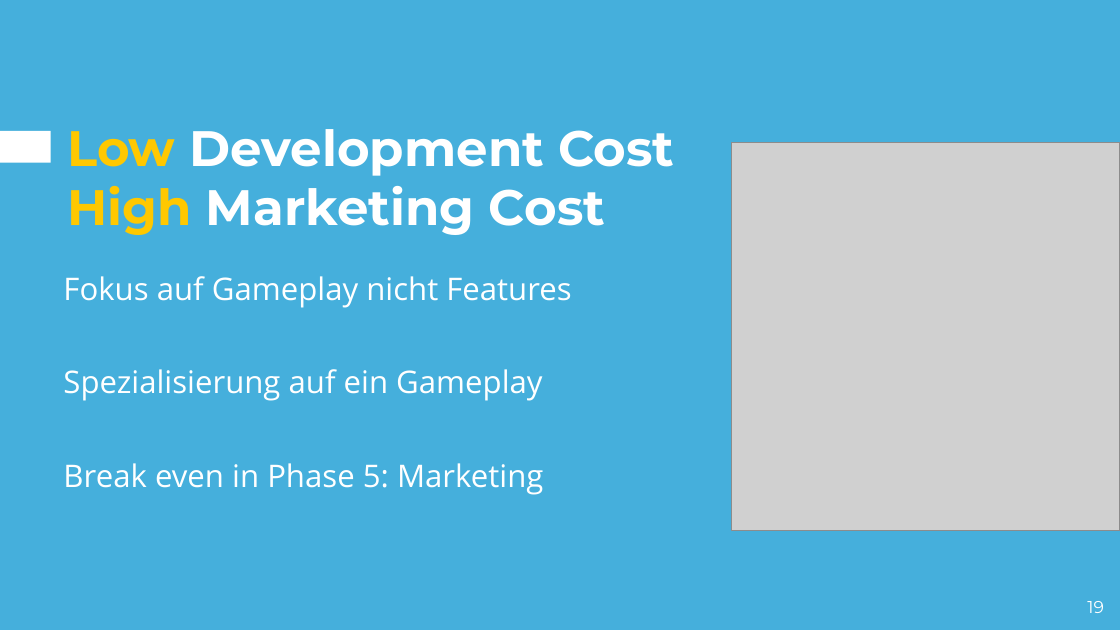
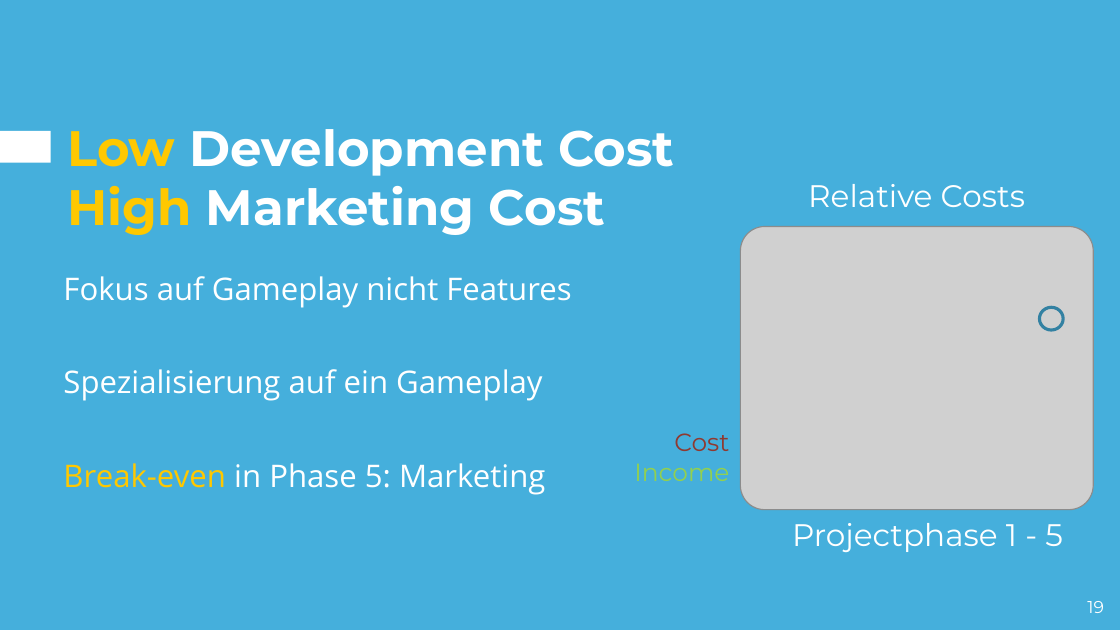
Before and after one commit to hakrrr/Giranimo, a slide deck: slide 19 of Presentation/Pitch.pptx. Drawn at 1120x630 pixels with LibreOffice and Linux fonts; fonts in the diff are those of the drawing; grey boxes stand for pictures. Boxes give left, top, right and bottom in pixels: in the first picture for what was removed or moved away, otherwise in the second. Text is boxed around its words. In the diff, an @@ line names an element or a change of style, - is before the commit and + after.

```diff
--- a/Presentation/Pitch.pptx
+++ b/Presentation/Pitch.pptx
@@ text added at (808, 184, 1025, 207), 20 pt, text #FFFFFF @@
+Relative Costs
@@ picture: place and size @@
-picture at (731, 142, 1120, 531)
+picture at (740, 226, 1093, 510)
@@ ellipse added at (1039, 307, 1063, 329), outline #3381A3 2 pt @@
@@ text added at (634, 433, 729, 481), 16 pt, text #92D050 @@
+Cost
+Income
@@ text at (63, 463, 545, 495): text changed @@
-Break even in Phase 5: Marketing
+Break-even in Phase 5: Marketing
@@ text added at (792, 523, 1063, 552), 20 pt, text #FFFFFF @@
+Projectphase 1 - 5
```
Also in this commit, not shown: 1 other slide changed, 1 slide added.
